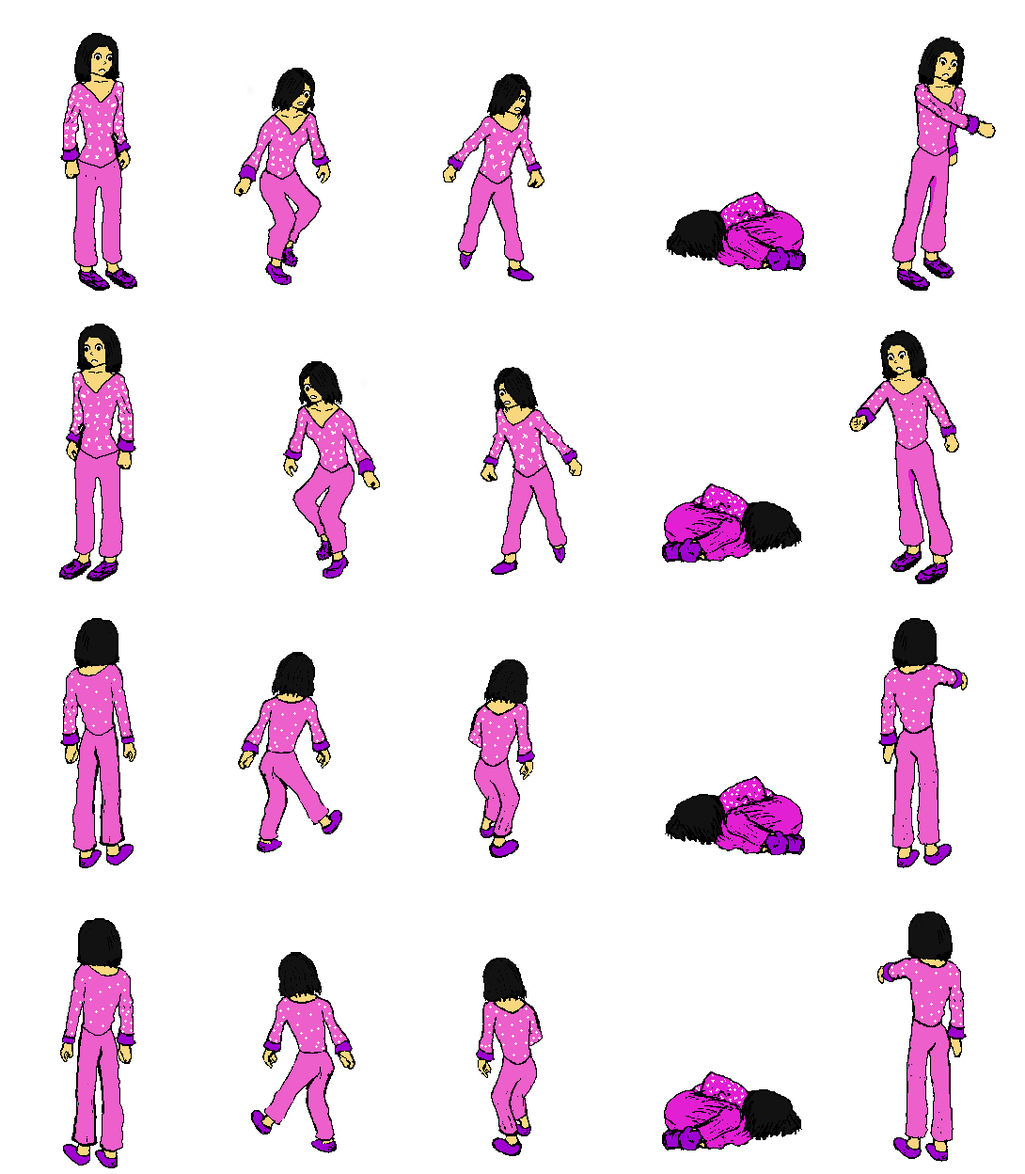
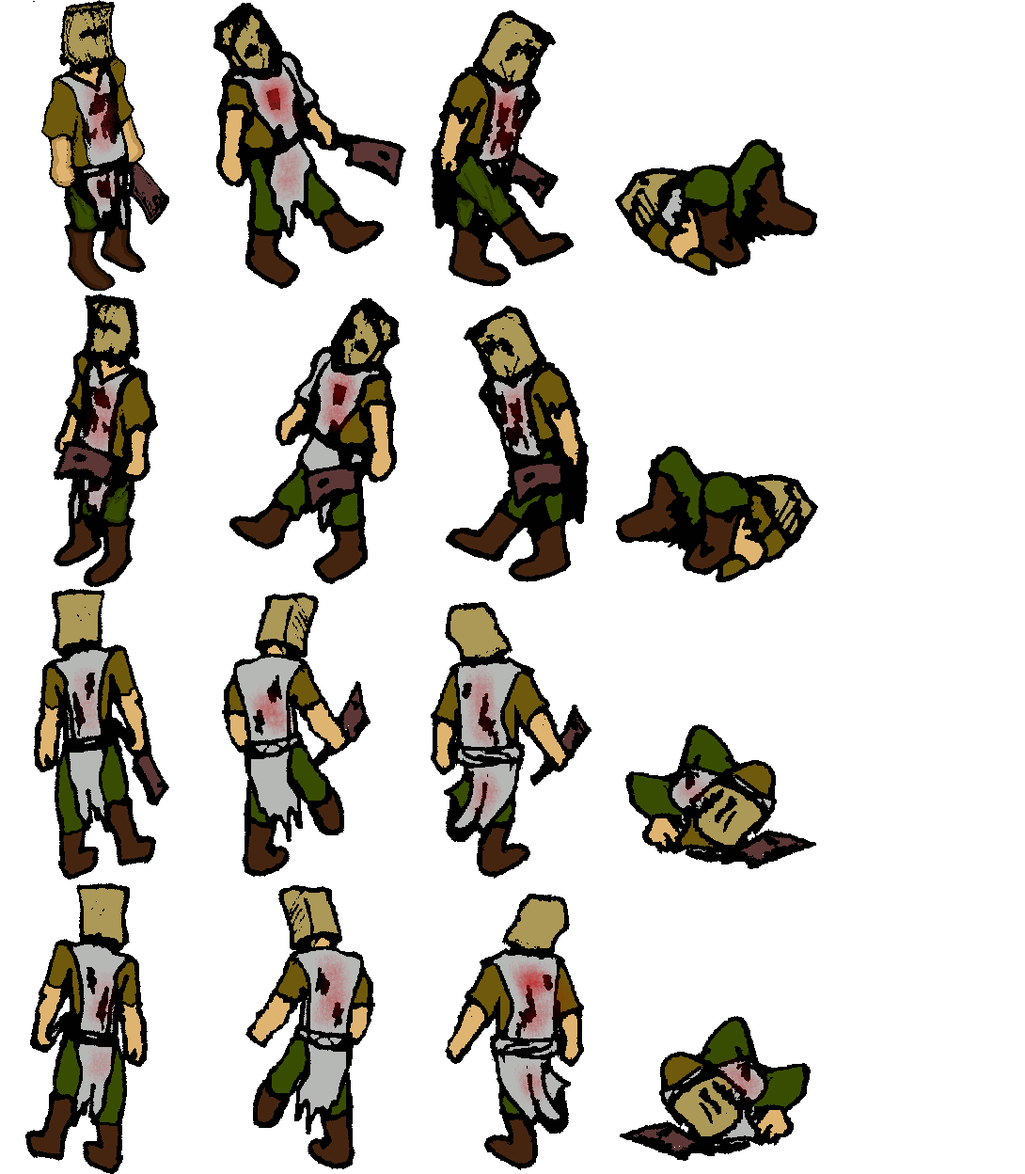
Layer changes from the first w=1025, h=1174 image to the second:
hid "Pasted Layer #2" over [59, 32, 997, 1169]
showed "cleaver", painted on it over [25, 0, 819, 1174]
